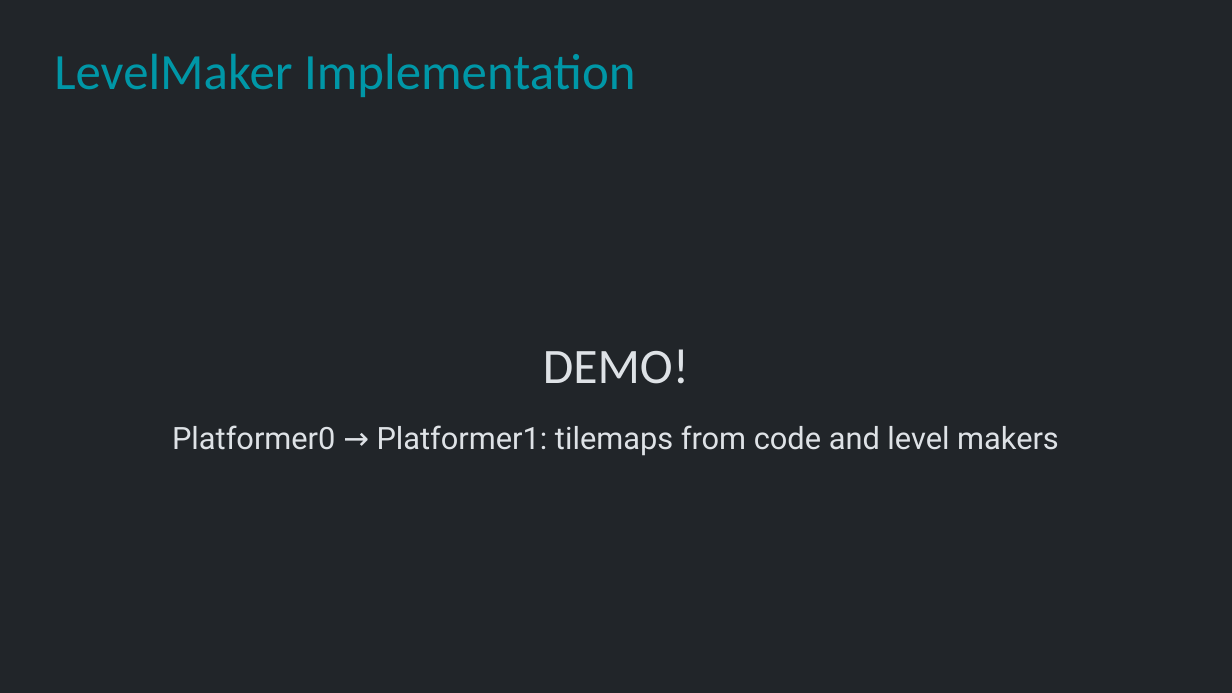
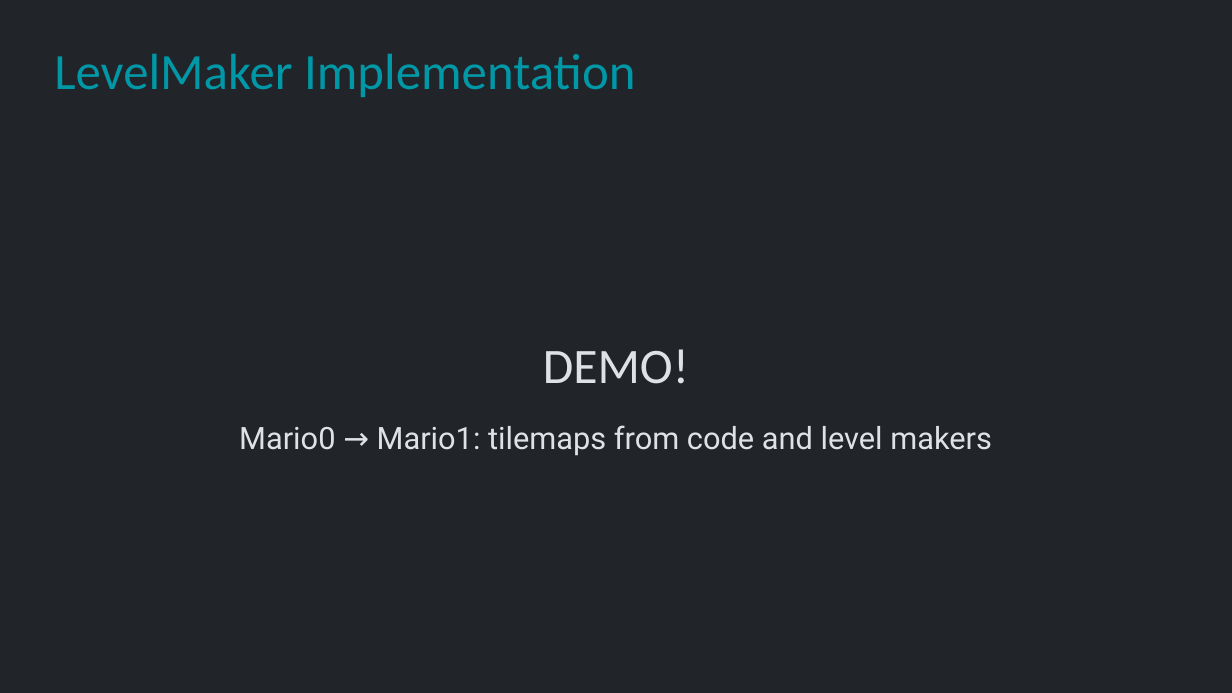
Before and after one commit to Metamate/gar, a slide deck: slide 14 of slides/06 Super Mario Bros.pptx. Drawn at 1232x693 pixels with LibreOffice and Linux fonts; fonts in the diff are those of the drawing. Boxes give left, top, right and bottom in pixels: in the first picture for what was removed or moved away, otherwise in the second. Text is boxed around its words. In the diff, an @@ line names an element or a change of style, - is before the commit and + after.

```diff
--- a/slides/06 Super Mario Bros.pptx
+++ b/slides/06 Super Mario Bros.pptx
@@ text at [239, 425, 992, 456]: text changed @@
-Platformer0 → Platformer1: tilemaps from code and level makers
+Mario0 → Mario1: tilemaps from code and level makers
```
Also in this commit, not shown: 11 other slides changed, 17 other files.
